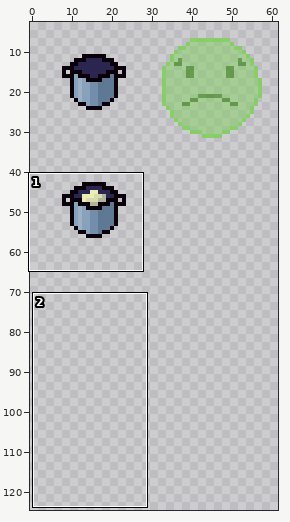
Two versions of one sprite sheet, assets/placeholder/pot.png. The first picture is a wide view before the edit; the outline marks the close-up.
Close-up. As it was:
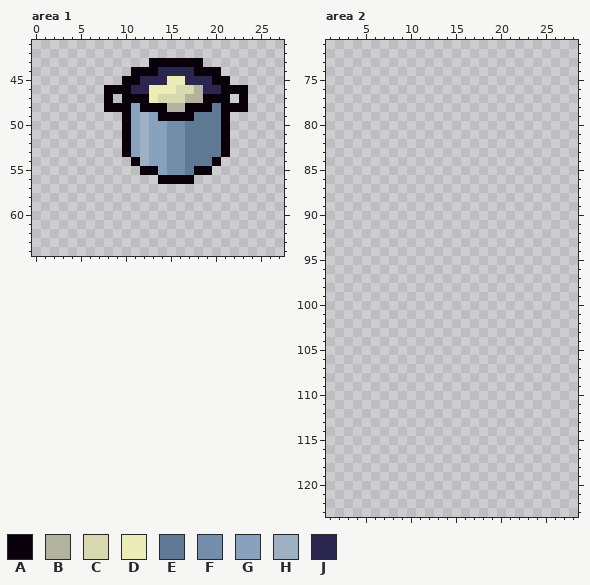
The file is 128x128 pixels. Shown: area 1: x 0..27, y 41..64; area 2: x 1..28, y 71..123. The wide view leaves out empty margins.
Palette (. is transparent): A #0a0009  B #b1b39f  C #d8d9ae  D #ebecb6  E #5f7994  F #738eab  G #88a1bc  H #9eb0c4  J #2a2650
Pixels before, area 1, first column x 8:
43 .....AAAAAA.....
44 ...AAAJJJJAAA...
45 ..AAJJJDDJJJAA..
46 AAAJJDDDCCBJJAAA
47 A.AAADCCCBBAAA.A
48 AAAGAAABBAAAEAAA
49 ..AGHGAAAAEEEA..
50 ..AGHGGFFEEEEA..
51 ..AGHGGFFEEEEA..
52 ..AGHGGFFEEEEA..
53 ..AGHGGFFEEEEA..
54 ...AHGGFFEEEA...
55 ....AAGFFEAA....
56 ......AAAA......
New version:
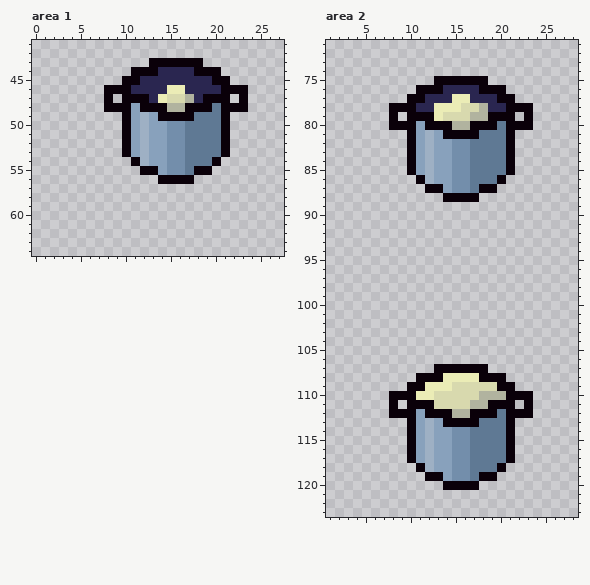
Changes in this commit:
Area 1:
Colour C becomes colour D in row 46 at x 16; in row 47 at x 14.
Colour B becomes colour J in rows 46 to 47 at x 18.
Colour C becomes colour J in row 46 at x 17.
Colour D becomes colour J in row 45 at x 15 to 16; in row 46 at x 13 to 14; in row 47 at x 13.
Area 2:
The author put colour A in row 75 at x 13 to 18; in row 76 at x 11 to 13 and 18 to 20; in row 77 at x 10 to 11 and 20 to 21; in row 78 at x 8 to 10 and 21 to 23; in row 79 at x 8, 10 to 12, 19 to 21 and 23; in row 80 at x 8 to 10, 12 to 14, 17 to 19 and 21 to 23.
The author put colour A in row 81 at x 10, 14 to 17 and 21; in rows 82 to 85 at x 10 and 21; in row 86 at x 11 and 20; in row 87 at x 12 to 13 and 18 to 19; in row 88 at x 14 to 17; in row 107 at x 13 to 18.
The author put colour A in row 108 at x 11 to 13 and 18 to 20; in row 109 at x 10 to 11 and 20 to 21; in row 110 at x 8 to 10 and 21 to 23; in row 111 at x 8, 10 to 12, 19 to 21 and 23; in row 112 at x 8 to 10, 12 to 14, 17 to 19 and 21 to 23; in row 113 at x 10, 14 to 17 and 21.
The author put colour A in rows 114 to 117 at x 10 and 21; in row 118 at x 11 and 20; in row 119 at x 12 to 13 and 18 to 19; in row 120 at x 14 to 17.
The author put colour B in row 78 at x 18; in row 79 at x 17 to 18; in row 80 at x 15 to 16; in row 110 at x 18 to 20; in row 111 at x 17 to 18; in row 112 at x 15 to 16.
The author put colour C in row 78 at x 16 to 17; in row 79 at x 14 to 16; in row 109 at x 15 to 19; in row 110 at x 13 to 17; in row 111 at x 13 to 16.
The author put colour D in row 77 at x 15 to 16; in row 78 at x 13 to 15; in row 79 at x 13; in row 108 at x 14 to 17; in row 109 at x 12 to 14; in row 110 at x 11 to 12.
The author put colour E in row 80 at x 20; in row 81 at x 18 to 20; in rows 82 to 85 at x 17 to 20; in row 86 at x 17 to 19; in row 87 at x 17; in row 112 at x 20.
The author put colour E in row 113 at x 18 to 20; in rows 114 to 117 at x 17 to 20; in row 118 at x 17 to 19; in row 119 at x 17.
The author put colour F in rows 82 to 87 at x 15 to 16; in rows 114 to 119 at x 15 to 16.
The author put colour G in row 80 at x 11; in row 81 at x 11 and 13; in rows 82 to 85 at x 11 and 13 to 14; in row 86 at x 13 to 14; in row 87 at x 14; in row 112 at x 11.
The author put colour G in row 113 at x 11 and 13; in rows 114 to 117 at x 11 and 13 to 14; in row 118 at x 13 to 14; in row 119 at x 14.
The author put colour H in rows 81 to 86 at x 12; in rows 113 to 118 at x 12.
The author put colour J in row 76 at x 14 to 17; in row 77 at x 12 to 14 and 17 to 19; in row 78 at x 11 to 12 and 19 to 20.
